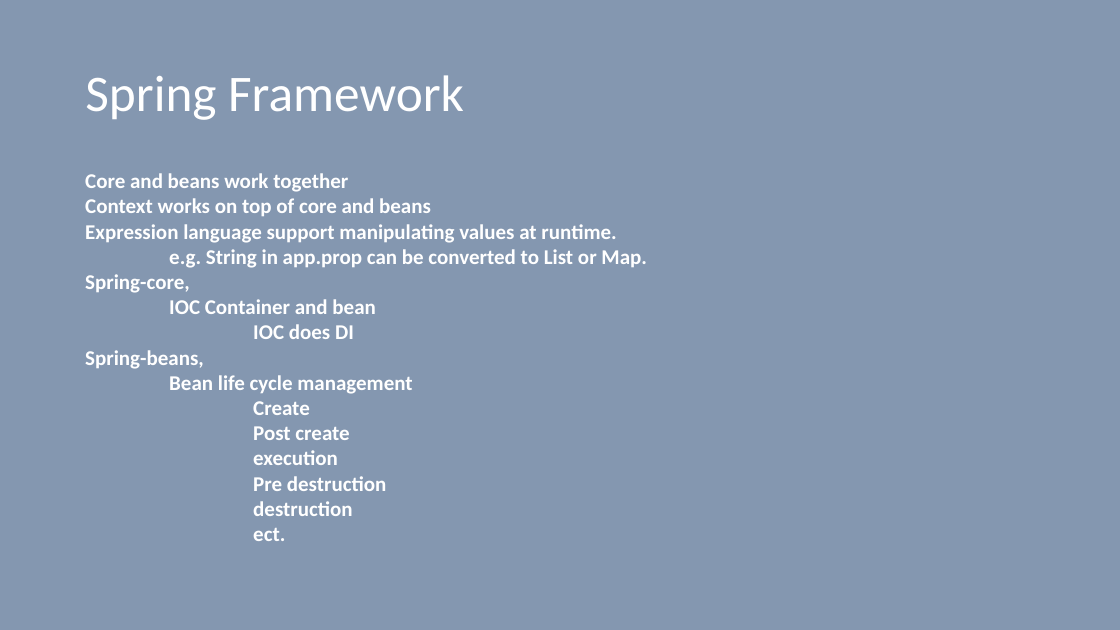
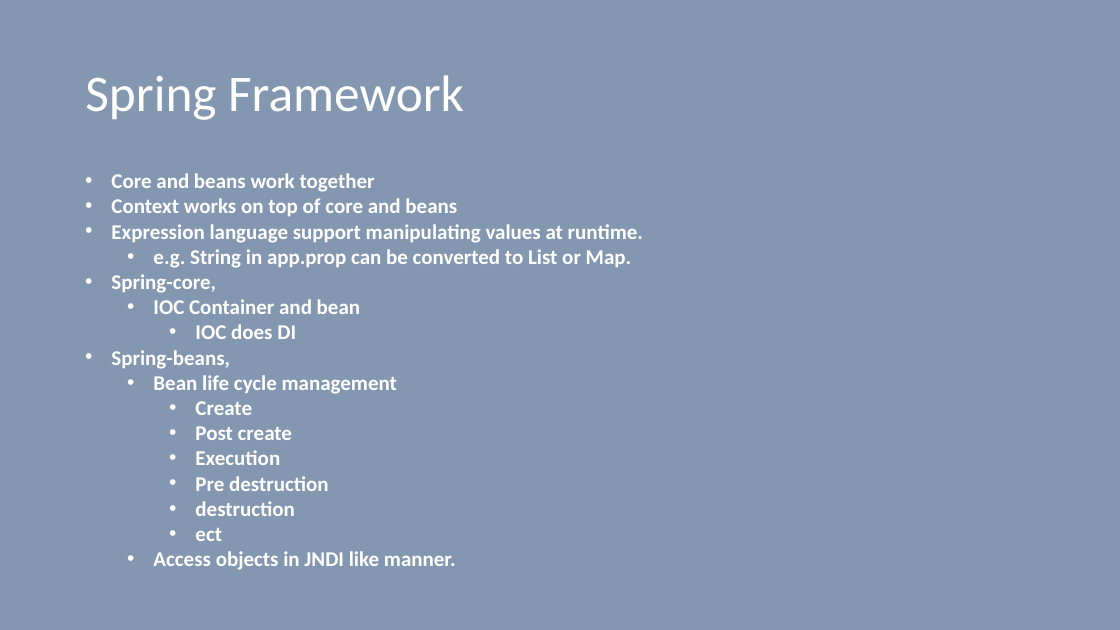
Before and after one commit to vilasvarghese/microservices, a slide deck: slide 10 of training/day1/3SpringBootDay1And2.pptx (slide 5 before the commit). Drawn at 1120x630 pixels with LibreOffice and Linux fonts; fonts in the diff are those of the drawing. Boxes give left, top, right and bottom in pixels: in the first picture for what was removed or moved away, otherwise in the second. Text is boxed around its words. In the diff, an @@ line names an element or a change of style, - is before the commit and + after.

```diff
--- a/training/day1/3SpringBootDay1And2.pptx
+++ b/training/day1/3SpringBootDay1And2.pptx
@@ text at (x1=111, y1=173, x2=643, y2=516): bullet none to •; list level 1 to 2 in "e.g. String in app.prop can ..."; list level 1 to 2 in "IOC Container and bean"; list level 1 to 3 in "IOC does DI"; list level 1 to 2 in "Bean life cycle management"; list level 1 to 3 in "Create"; list level 1 to 3 in "Post create"; list level 1 to 3 in "Pre destruction"; list level 1 to 3 in "destruction" @@
@@ text at (x1=195, y1=450, x2=280, y2=465): text changed @@
-execution
+    • Execution
@@ text at (x1=153, y1=528, x2=456, y2=570): text changed @@
-ect.
+    • ect
+  • Access objects in JNDI like manner.
```
Also in this commit, not shown: 4 other slides changed, 8 slides added, 1 slide removed, 31 other files.
